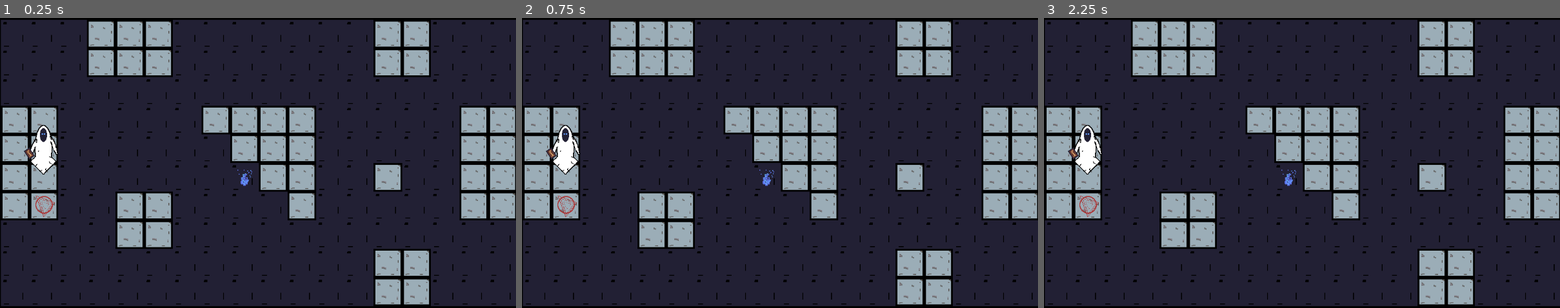
Above: before the commit, frames 1-3 (left to right).
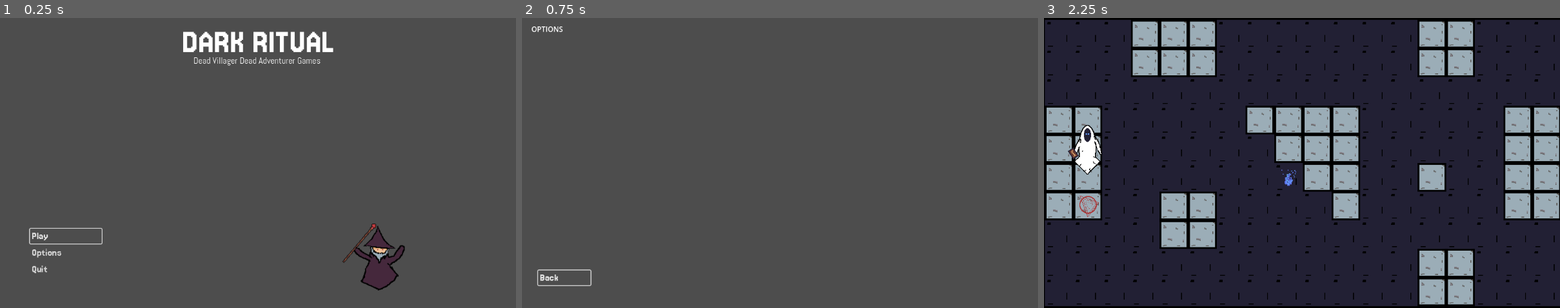
Above: after the commit, the same moments.

Repository: DVDAGames/dark-ritual
Game: Godot game, scene res://title_screen.tscn
Two runs of this game, one before a commit and one after it. Both use one fixed random seed, a clock stepped at 60 frames per second and the inputs below. Before the commit the project starts from res://main.tscn. Sound files missing from this copy of the repository are replaced by a short silence.
Inputs (mouse positions are in pixels of both pictures, inside the frame that each line leads up to):
- Up to frame 1 (0.25 s): no input
- Up to frame 2 (0.75 s): click (589, 252) at 0.5 s, where only the run after the commit has a clickable "Options"
- Up to frame 3 (2.25 s): click (1085, 279) at 1.25 s, where only the run after the commit has a clickable "Back"; click (1111, 235) at 2 s, where only the run after the commit has a clickable "Play"

The runs differ from the first frame. In frame 1, 99% of the frame differs, in the area x 0-100%, y 0-100%; in frame 2, 100%; in frame 3, nothing differs.

Commit message:
chore: add basic title screen

Diff:
--- /dev/null
+++ b/src/base_theme.tres
@@ -0,0 +1,7 @@
+[gd_resource type="Theme" load_steps=2 format=3 uid="uid://b4v7jhn0yyqbw"]
+
+[ext_resource type="FontFile" uid="uid://bd4qknthw4y8v" path="res://Jersey15-Regular.ttf" id="1_xh8kx"]
+
+[resource]
+default_font = ExtResource("1_xh8kx")
+default_font_size = 24
--- a/src/main.tscn
+++ b/src/demo.tscn
@@ -1,15 +1,15 @@
 [gd_scene load_steps=18 format=3 uid="uid://bp61akfuetlt5"]
 
-[ext_resource type="Script" path="res://main.gd" id="1_nbeeq"]
-[ext_resource type="Texture2D" uid="uid://byh1o0djl175q" path="res://tile.png" id="1_qpkmu"]
-[ext_resource type="Texture2D" uid="uid://kekf11r0nbms" path="res://void.png" id="2_p1jdq"]
-[ext_resource type="Script" path="res://Player.gd" id="2_veyos"]
-[ext_resource type="Texture2D" uid="uid://b6xbufjpghh6w" path="res://cleric.png" id="3_5gvix"]
-[ext_resource type="Texture2D" uid="uid://cgktvj01rvd0j" path="res://ward.png" id="4_2qjkf"]
-[ext_resource type="Texture2D" uid="uid://bgmh3lxhpgvlj" path="res://wall.png" id="4_l1if2"]
-[ext_resource type="Texture2D" uid="uid://cphfeucx3ai4u" path="res://flame.png" id="5_8ents"]
-[ext_resource type="AudioStream" uid="uid://yynmxesdh50v" path="res://dark-ritual.wav" id="9_1urml"]
-[ext_resource type="Script" path="res://AudioStreamPlayer.gd" id="10_qbofj"]
+[ext_resource type="Script" path="res://demo.gd" id="1_sak02"]
+[ext_resource type="Script" path="res://Player.gd" id="2_jr0v1"]
+[ext_resource type="Texture2D" uid="uid://b6xbufjpghh6w" path="res://cleric.png" id="3_etblk"]
+[ext_resource type="Texture2D" uid="uid://cgktvj01rvd0j" path="res://ward.png" id="4_fawfn"]
+[ext_resource type="Texture2D" uid="uid://cphfeucx3ai4u" path="res://flame.png" id="5_rx17r"]
+[ext_resource type="Texture2D" uid="uid://byh1o0djl175q" path="res://tile.png" id="6_3it1q"]
+[ext_resource type="Texture2D" uid="uid://kekf11r0nbms" path="res://void.png" id="7_hjvfx"]
+[ext_resource type="Texture2D" uid="uid://bgmh3lxhpgvlj" path="res://wall.png" id="8_7dnm3"]
+[ext_resource type="AudioStream" uid="uid://yynmxesdh50v" path="res://dark-ritual.wav" id="9_w7y05"]
+[ext_resource type="Script" path="res://AudioStreamPlayer.gd" id="10_vyv20"]
 
 [sub_resource type="CapsuleShape2D" id="CapsuleShape2D_m1hp8"]
 radius = 19.0
@@ -72,9 +72,9 @@
 sources/1 = SubResource("TileSetAtlasSource_t5nss")
 sources/2 = SubResource("TileSetAtlasSource_w32lx")
 
-[node name="Main" type="Node2D" groups=["unapusable"]]
+[node name="Demo" type="Node2D" groups=["unapusable"]]
 position = Vector2(-1, 0)
-script = ExtResource("1_nbeeq")
+script = ExtResource("1_sak02")
 
 [node name="Camera2D" type="Camera2D" parent="."]
 position = Vector2(-2, 0)
--- a/src/globals.gd
+++ b/src/globals.gd
@@ -9,3 +9,6 @@
 }
 
 static var Layers := LayerTypes
+
+func _ready():
+  pass
--- /dev/null
+++ b/src/options.gd
@@ -0,0 +1,15 @@
+extends Control
+
+
+# Called when the node enters the scene tree for the first time.
+func _ready():
+  $MarginContainer/VBoxContainer/BackButton.grab_focus()
+
+# handle escape input to quit the game
+func _input(event):
+  if event.is_action_pressed("ui_quit"):
+    get_tree().change_scene_to_file("res://title_screen.tscn")
+
+
+func _on_back_button_pressed():
+  get_tree().change_scene_to_file("res://title_screen.tscn")
--- /dev/null
+++ b/src/options.tscn
@@ -0,0 +1,41 @@
+[gd_scene load_steps=3 format=3 uid="uid://bundw6vrwsef5"]
+
+[ext_resource type="Script" path="res://options.gd" id="1_fxwnv"]
+[ext_resource type="Theme" uid="uid://b4v7jhn0yyqbw" path="res://base_theme.tres" id="2_qukv0"]
+
+[node name="Options" type="Control"]
+layout_mode = 3
+anchors_preset = 15
+anchor_right = 1.0
+anchor_bottom = 1.0
+grow_horizontal = 2
+grow_vertical = 2
+script = ExtResource("1_fxwnv")
+
+[node name="Label" type="Label" parent="."]
+layout_mode = 0
+offset_left = 21.0
+offset_top = 13.0
+offset_right = 92.0
+offset_bottom = 36.0
+text = "OPTIONS"
+
+[node name="MarginContainer" type="MarginContainer" parent="."]
+layout_mode = 0
+offset_left = 36.0
+offset_top = 561.0
+offset_right = 153.0
+offset_bottom = 601.0
+
+[node name="VBoxContainer" type="VBoxContainer" parent="MarginContainer"]
+layout_mode = 2
+alignment = 1
+
+[node name="BackButton" type="Button" parent="MarginContainer/VBoxContainer"]
+layout_mode = 2
+theme = ExtResource("2_qukv0")
+theme_type_variation = &"FlatButton"
+text = "Back"
+alignment = 0
+
+[connection signal="pressed" from="MarginContainer/VBoxContainer/BackButton" to="." method="_on_back_button_pressed"]
--- a/src/project.godot
+++ b/src/project.godot
@@ -11,7 +11,7 @@
 [application]
 
 config/name="Src"
-run/main_scene="res://main.tscn"
+run/main_scene="res://title_screen.tscn"
 config/features=PackedStringArray("4.2", "GL Compatibility")
 config/icon="res://icon.svg"
 
--- /dev/null
+++ b/src/subtitle.tres
@@ -0,0 +1,7 @@
+[gd_resource type="Theme" load_steps=2 format=3 uid="uid://cusadnmhd8mjx"]
+
+[ext_resource type="FontFile" uid="uid://vbuhycledy6l" path="res://Abel-Regular.ttf" id="1_167td"]
+
+[resource]
+default_font = ExtResource("1_167td")
+default_font_size = 20
--- /dev/null
+++ b/src/title.tres
@@ -0,0 +1,7 @@
+[gd_resource type="Theme" load_steps=2 format=3 uid="uid://bf0sj3w50pf83"]
+
+[ext_resource type="FontFile" uid="uid://bd4qknthw4y8v" path="res://Jersey15-Regular.ttf" id="1_q0xha"]
+
+[resource]
+default_font = ExtResource("1_q0xha")
+default_font_size = 80
--- /dev/null
+++ b/src/title_screen.gd
@@ -0,0 +1,23 @@
+extends Control
+
+
+# Called when the node enters the scene tree for the first time.
+func _ready():
+  $MarginContainer/VBoxContainer/StartButton.grab_focus()
+
+# handle escape input to quit the game
+func _input(event):
+  if event.is_action_pressed("ui_quit"):
+    get_tree().quit()
+
+
+func _on_start_button_pressed():
+  get_tree().change_scene_to_file("res://demo.tscn")
+
+
+func _on_quit_button_pressed():
+  get_tree().quit()
+
+
+func _on_options_button_pressed():
+  get_tree().change_scene_to_file("res://options.tscn")
--- /dev/null
+++ b/src/title_screen.tscn
@@ -0,0 +1,82 @@
+[gd_scene load_steps=6 format=3 uid="uid://qr7rpfenf7i7"]
+
+[ext_resource type="Script" path="res://title_screen.gd" id="1_07jyo"]
+[ext_resource type="Texture2D" uid="uid://b2qk1vb0sui7j" path="res://wizard.png" id="1_7sy1g"]
+[ext_resource type="Theme" uid="uid://b4v7jhn0yyqbw" path="res://base_theme.tres" id="2_08kmf"]
+[ext_resource type="Theme" uid="uid://bf0sj3w50pf83" path="res://title.tres" id="3_7xtgk"]
+[ext_resource type="Theme" uid="uid://cusadnmhd8mjx" path="res://subtitle.tres" id="4_mdgx7"]
+
+[node name="TitleScreen" type="Control"]
+layout_mode = 3
+anchors_preset = 15
+anchor_right = 1.0
+anchor_bottom = 1.0
+grow_horizontal = 2
+grow_vertical = 2
+script = ExtResource("1_07jyo")
+
+[node name="Node2D" type="Node2D" parent="."]
+
+[node name="Sprite2D" type="Sprite2D" parent="Node2D"]
+position = Vector2(842, 536)
+scale = Vector2(1.23047, 1.23047)
+texture = ExtResource("1_7sy1g")
+
+[node name="MarginContainer" type="MarginContainer" parent="."]
+layout_mode = 0
+offset_left = 67.0
+offset_top = 470.0
+offset_right = 227.0
+offset_bottom = 580.0
+theme = ExtResource("2_08kmf")
+
+[node name="VBoxContainer" type="VBoxContainer" parent="MarginContainer"]
+layout_mode = 2
+alignment = 1
+
+[node name="StartButton" type="Button" parent="MarginContainer/VBoxContainer"]
+layout_mode = 2
+theme = ExtResource("2_08kmf")
+theme_type_variation = &"FlatButton"
+text = "Play"
+alignment = 0
+
+[node name="OptionsButton" type="Button" parent="MarginContainer/VBoxContainer"]
+layout_mode = 2
+theme = ExtResource("2_08kmf")
+theme_type_variation = &"FlatButton"
+text = "Options"
+alignment = 0
+
+[node name="QuitButton" type="Button" parent="MarginContainer/VBoxContainer"]
+layout_mode = 2
+theme = ExtResource("2_08kmf")
+theme_type_variation = &"FlatButton"
+text = "Quit"
+alignment = 0
+
+[node name="Title" type="Label" parent="."]
+layout_mode = 0
+offset_left = 2.0
+offset_top = 1.0
+offset_right = 1151.0
+offset_bottom = 106.0
+theme = ExtResource("3_7xtgk")
+text = "DARK RITUAL"
+horizontal_alignment = 1
+vertical_alignment = 1
+
+[node name="Label" type="Label" parent="."]
+layout_mode = 0
+offset_left = 415.0
+offset_top = 82.0
+offset_right = 734.0
+offset_bottom = 105.0
+theme = ExtResource("4_mdgx7")
+text = "Dead Villager Dead Adventurer Games"
+horizontal_alignment = 1
+vertical_alignment = 1
+
+[connection signal="pressed" from="MarginContainer/VBoxContainer/StartButton" to="." method="_on_start_button_pressed"]
+[connection signal="pressed" from="MarginContainer/VBoxContainer/OptionsButton" to="." method="_on_options_button_pressed"]
+[connection signal="pressed" from="MarginContainer/VBoxContainer/QuitButton" to="." method="_on_quit_button_pressed"]
Binary file added: src/Abel-Regular.ttf
Not shown, added: src/Abel-Regular.ttf.import
Binary file added: src/Jersey15-Regular.ttf
Not shown, added: src/Jersey15-Regular.ttf.import
Renamed: src/main.gd -> src/demo.gd
Not shown: 7 places in src/demo.tscn that only renumber resources
Not shown, added: assets/Abel/Abel-Regular.ttf
Not shown, added: assets/Abel/OFL.txt
Not shown, added: assets/Jersey_15/Jersey15-Regular.ttf
Not shown, added: assets/Jersey_15/OFL.txt
